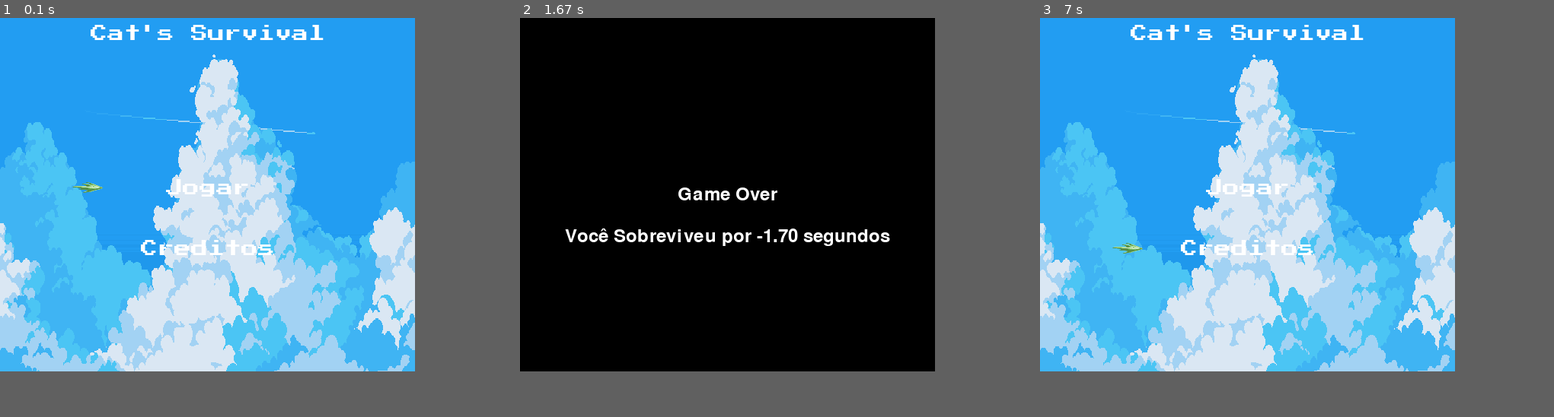
Above: before the commit, frames 1-3 (left to right).
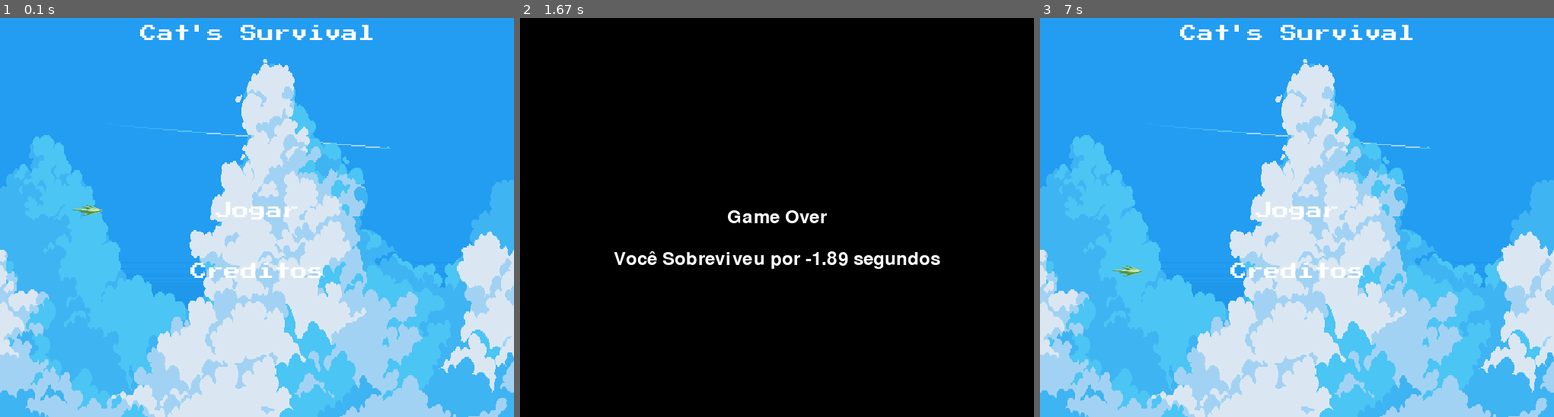
Above: after the commit, the same moments.

Repository: JJinKm/DesSoft-Pygame
Game: pygame game, started from Cat_survival.py
The game is run twice, just before and just after one commit, with the same random seed, the same clock (stepped at 60 frames per second) and the same inputs.
Inputs:
- Up to frame 1 (0.1 s): no input
- Up to frame 2 (1.67 s): tap Space at 0.33 s; tap Esc at 0.67 s
- Up to frame 3 (7 s): hold Down from 6.73 s (still down)
In our replay, the window is 545x465 before the commit and 675x525 after it. These sizes can differ from the game's own. Grey fills any space a smaller window leaves; there, only what the larger window draws over its background counts as a difference.

The runs differ from the first frame. In frame 1, 49% of the frame differs, in the area x 0-100%, y 1-100%; in frame 2, 2.5%; in frame 3, 49%.

Commit message:
Ajuste na dificuldade do jogo

Diff:
--- a/Cat_survival.py
+++ b/Cat_survival.py
@@ -37,7 +37,7 @@
 
         if state == 0:
             end_time = time.time()
-            survived_time = end_time - start_time - 2.33 if start_time is not None else 0
+            survived_time = end_time - start_time - 2.52 if start_time is not None else 0
 
             font = pygame.font.Font(None, 36)
             text = font.render(f'Game Over', True, (255, 255, 255))
--- a/config.py
+++ b/config.py
@@ -5,8 +5,8 @@
 SND_DIR = path.join(path.dirname(__file__), 'assets', 'snd')
 FNT_DIR = path.join(path.dirname(__file__), 'assets', 'font')
 
-WIDTH = 545
-HEIGHT = 465
+WIDTH = 675
+HEIGHT = 525
 FPS = 30
 
 HORIZONTAL = 15
--- a/game_screen.py
+++ b/game_screen.py
@@ -20,10 +20,9 @@
     all_sprites.add(player)
     DIFF = 1
     N_ARROW = 5
-    AUG = 1
     for i in range(N_ARROW):
         posicao = random.choice([HORIZONTAL, VERTICAL])
-        arrow = Arrow(assets, posicao, AUG)
+        arrow = Arrow(assets, posicao, 0)
         all_sprites.add(arrow)
         all_arrow.add(arrow)
 
@@ -37,15 +36,18 @@
     t_init = pygame.time.get_ticks()
 
     current = N_ARROW
-    current_aug = AUG
     t_aug = 10
 
     best_text = assets[TIMER_FONT].render('{0:.2f}'.format(best_score), True, (0, 0, 255))
 
     music_random = random.randint(0,4)
+
     pygame.mixer.music.load(path.join(SND_DIR, 'bgm{0}.wav'.format(music_random)))
     pygame.mixer.music.set_volume(0.10)
     pygame.mixer.music.play()
+
+    past_time = pygame.time.get_ticks()
+    past_time = (past_time - t_init)/1000
 
     while state != DONE:
         clock.tick(FPS)
@@ -95,6 +97,12 @@
 
         collisions = pygame.sprite.spritecollide(player, all_arrow, True, pygame.sprite.collide_mask)  # Verifica colisão e remove os meteoros
 
+        if pygame.mixer.music.get_busy() == False:
+            music_random = random.randint(0,4)
+            pygame.mixer.music.load(path.join(SND_DIR, 'bgm{0}.wav'.format(music_random)))
+            pygame.mixer.music.set_volume(0.10)
+            pygame.mixer.music.play()
+
         if len(collisions) > 0:  # Se houve colisão
             time_finished = time_playing
             pygame.mixer.music.stop()
@@ -117,12 +125,11 @@
         if bool_diff:
             bgd_random = random.randint(0,3)
             current += DIFF
-            current_aug += DIFF
             t_aug += 10
             bool_diff = False
-            for i in range(current):
+            for i in range(DIFF):
                 posicao = random.choice([HORIZONTAL, VERTICAL])
-                arrow = Arrow(assets, posicao, current_aug)
+                arrow = Arrow(assets, posicao, current)
                 all_sprites.add(arrow)
                 all_arrow.add(arrow)
 
